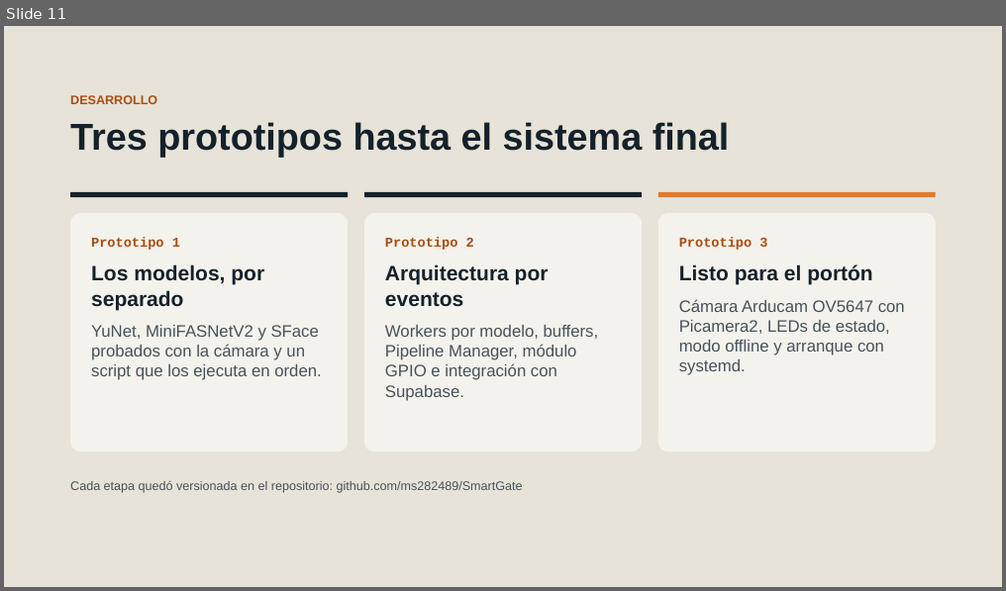
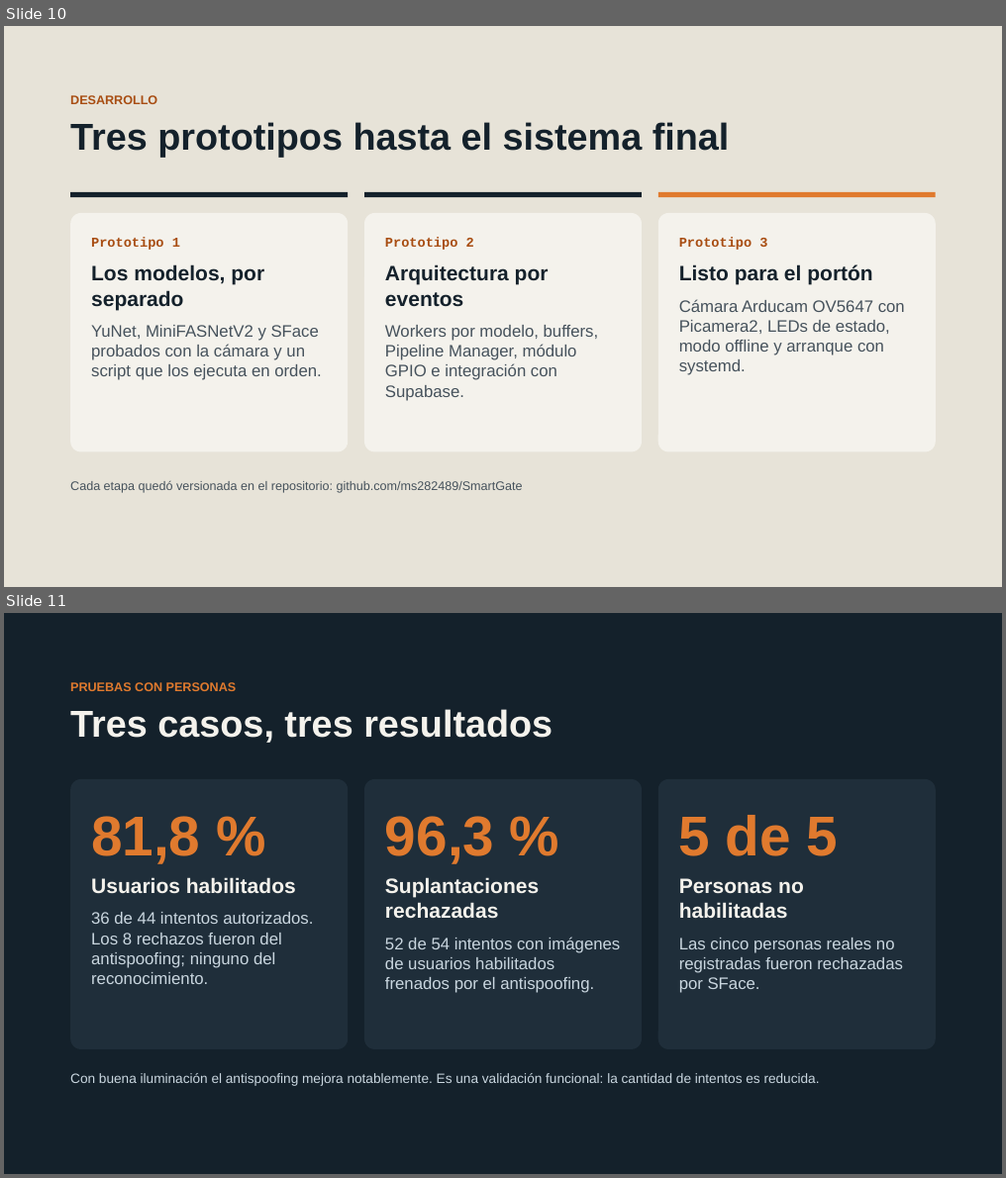
Before and after one commit to ms282489/SmartGate, a slide deck: docs/SmartGate_Presentacion.pptx. Shown one above the other, each under a label of ours: slide 11 before the commit, slides 10 and 11 after it. The pictures are 1006x591 and 1006x1178 pixels, drawn with LibreOffice and Linux fonts; fonts in the diff are those of the drawing. Boxes give left, top, right and bottom in pixels: in the first picture for what was removed or moved away, otherwise in the second. Text is boxed around its words. In the diff, an @@ line names an element or a change of style, - is before the commit and + after.

```diff
--- a/docs/SmartGate_Presentacion.pptx
+++ b/docs/SmartGate_Presentacion.pptx
@@ slide 11 added at (x1=4, y1=613, x2=1002, y2=1174), background #14212B @@
@@ text added at (x1=70, y1=682, x2=237, y2=691), 12 pt, text #E07A2E, bold @@
+PRUEBAS CON PERSONAS
@@ text added at (x1=70, y1=709, x2=552, y2=743), 36 pt, text #F4F2EC, bold @@
+Tres casos, tres resultados
@@ rounded rectangle added at (x1=70, y1=779, x2=348, y2=1050), fill #1F2E3A @@
@@ rounded rectangle added at (x1=364, y1=779, x2=642, y2=1050), fill #1F2E3A @@
@@ rounded rectangle added at (x1=658, y1=779, x2=936, y2=1050), fill #1F2E3A @@
@@ text added at (x1=91, y1=816, x2=200, y2=864), 54 pt, text #E07A2E, bold @@
+81,8 %
@@ text added at (x1=385, y1=816, x2=494, y2=864), 54 pt, text #E07A2E, bold @@
+96,3 %
@@ text added at (x1=679, y1=815, x2=839, y2=857), 54 pt, text #E07A2E, bold @@
+5 de 5
@@ text added at (x1=91, y1=877, x2=313, y2=984), 16 pt, text #C9D6DF @@
+Usuarios habilitados
+36 de 44 intentos autorizados. Los 8 rechazos fueron del antispoofing; ninguno del reconocimiento.
@@ text added at (x1=385, y1=877, x2=621, y2=993), 16 pt, text #C9D6DF @@
+Suplantaciones rechazadas
+52 de 54 intentos con imágenes de usuarios habilitados frenados por el antispoofing.
@@ text added at (x1=679, y1=878, x2=903, y2=993), 16 pt, text #C9D6DF @@
+Personas no habilitadas
+Las cinco personas reales no registradas fueron rechazadas por SFace.
@@ text added at (x1=70, y1=1073, x2=820, y2=1086), 13 pt, text #C9D6DF @@
+Con buena iluminación el antispoofing mejora notablemente. Es una validación funcional: la cantidad de intentos es reducida.
@@ what was slide 11 is now slide 10 @@
```
Also in this commit, not shown: 1 slide changed, 1 other slide added, 3 slides removed.
